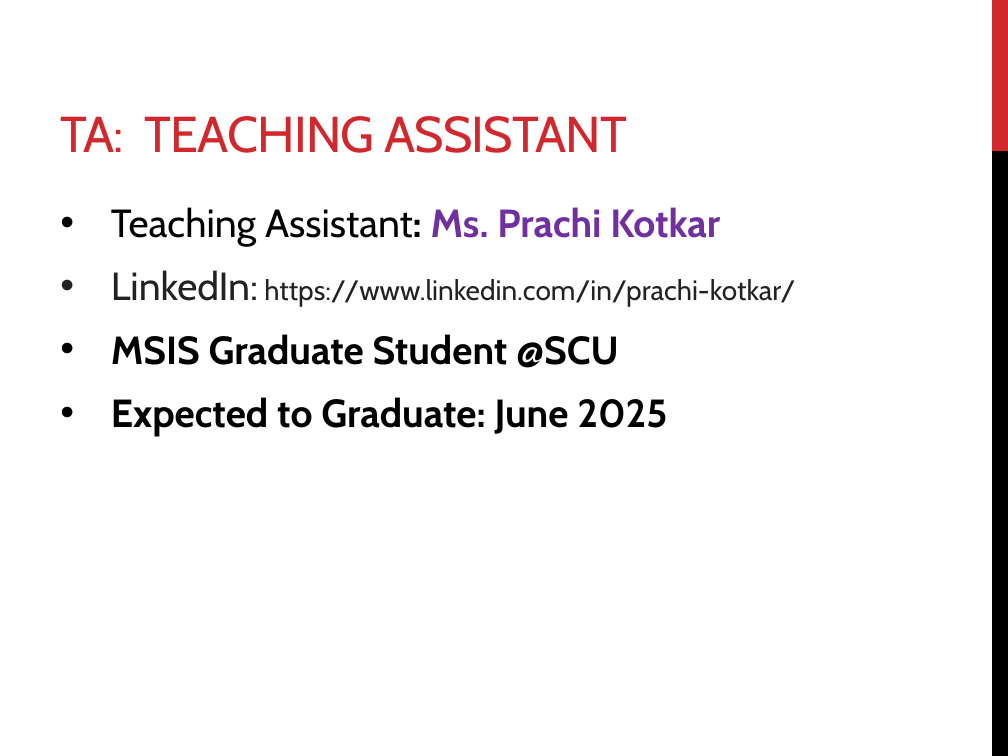
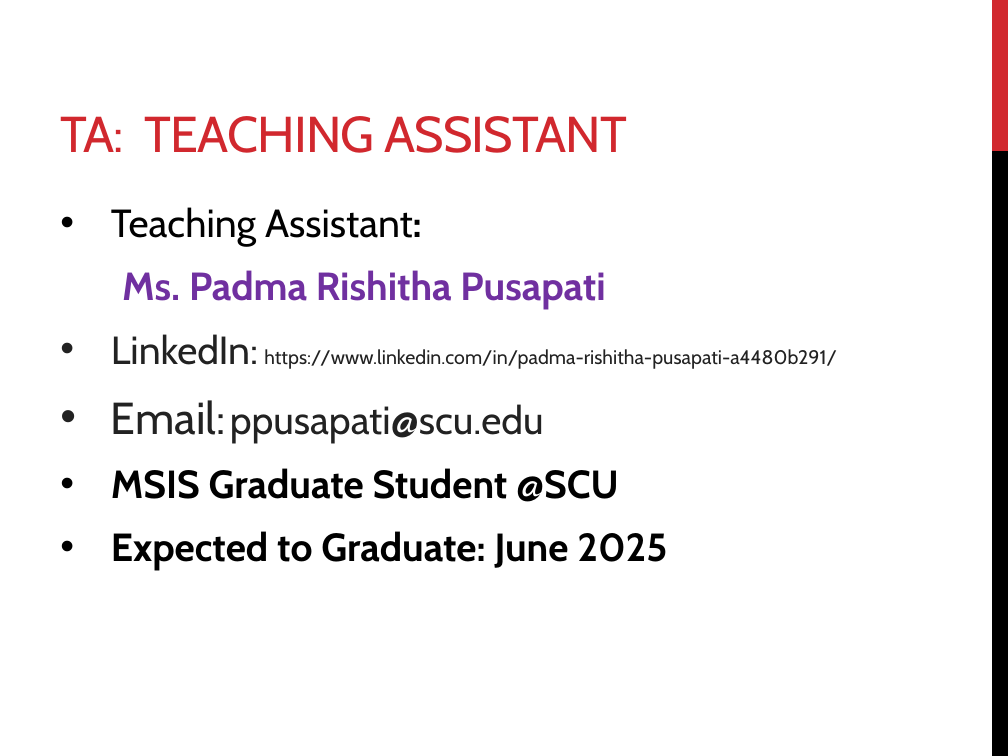
Before and after one commit to mahmoudparsian/data-warehousing, a slide deck: slide 6 of syllabus/week-01-course-outline-and-intro-to-DW/course_outline_and_DW_concepts/01_introduction_to_DW_course.pptx. Drawn at 1008x756 pixels with LibreOffice and Linux fonts; fonts in the diff are those of the drawing. Boxes give left, top, right and bottom in pixels: in the first picture for what was removed or moved away, otherwise in the second. Text is boxed around its words. In the diff, an @@ line names an element or a change of style, - is before the commit and + after.

```diff
--- a/syllabus/week-01-course-outline-and-intro-to-DW/course_outline_and_DW_concepts/01_introduction_to_DW_course.pptx
+++ b/syllabus/week-01-course-outline-and-intro-to-DW/course_outline_and_DW_concepts/01_introduction_to_DW_course.pptx
@@ text at [111,207,837,443]: text changed @@
-• Teaching Assistant: Ms. Prachi Kotkar
-• LinkedIn: https://www.linkedin.com/in/prachi-kotkar/
+• Teaching Assistant:
+Ms. Padma Rishitha Pusapati
+• LinkedIn: https://www.linkedin.com/in/padma-rishitha-pusapati-a4480b291/
+• Email: ppusapati@scu.edu
```
Also in this commit, not shown: 5 other slides changed, 2 other files.
